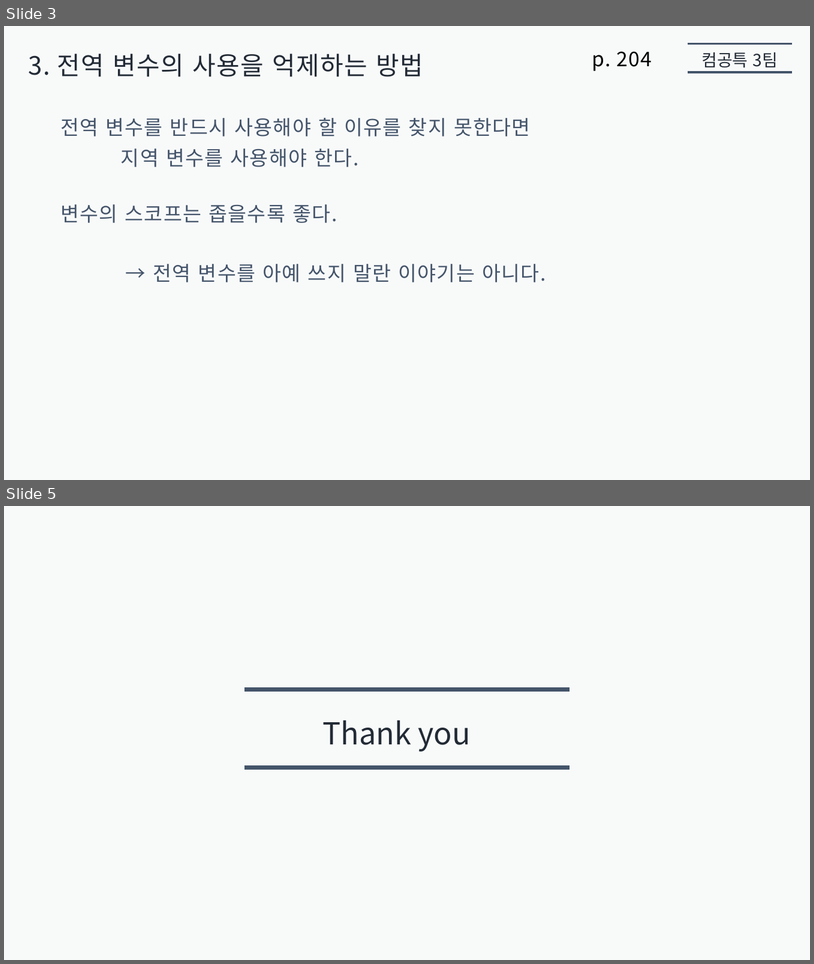
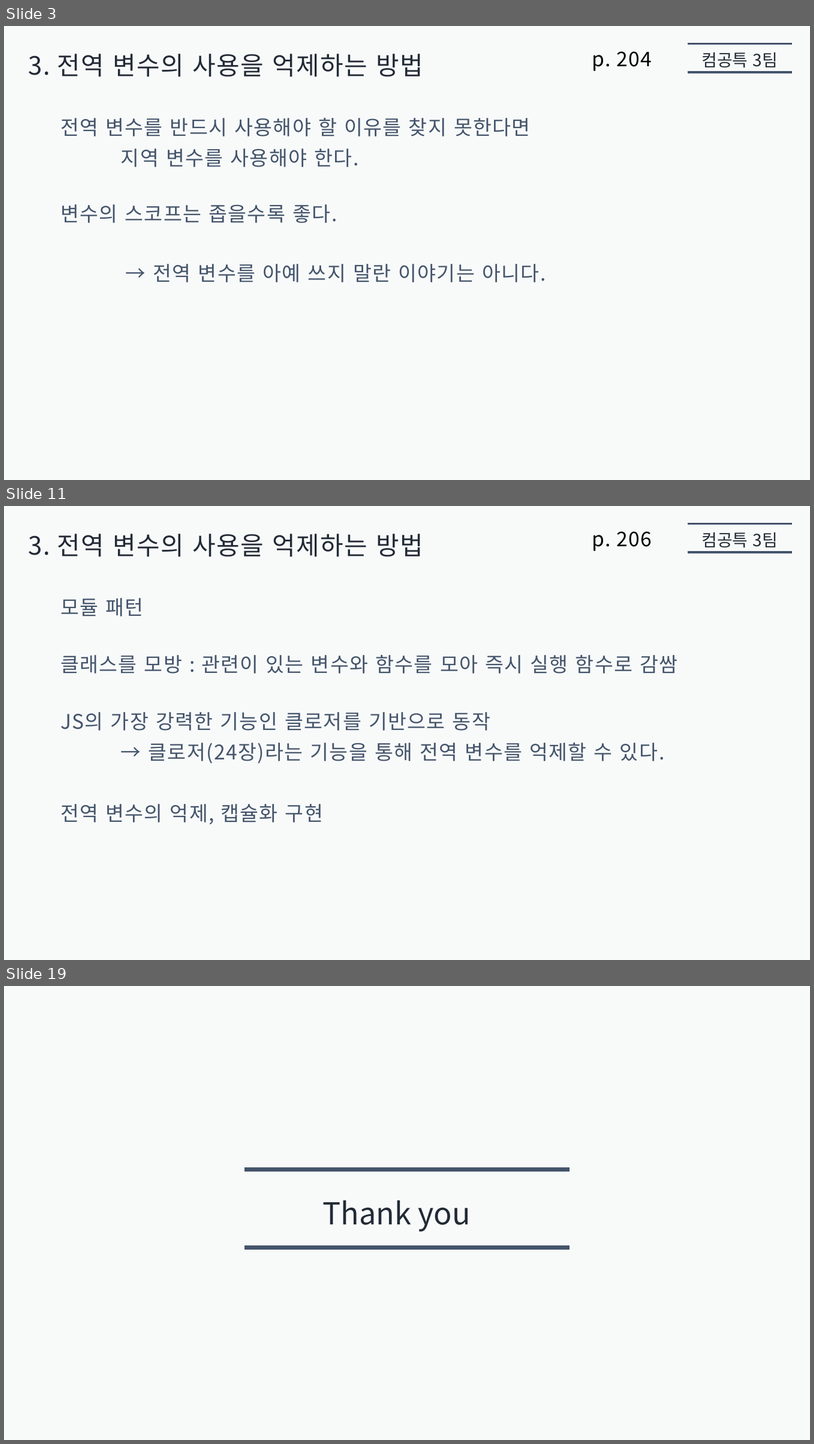
Before and after one commit to jaehoo1/Modern-JavaScript-Deep-Dive, a slide deck: 10. 전역 변수의 문제점/presentation10/jaehoo1/전역 변수의 문제점.pptx. Shown one above the other, each under a label of ours: slides 3 and 5 before the commit, slides 3, 11 and 19 after it; the slides between them are not shown. The pictures are 814x964 and 814x1444 pixels, drawn with LibreOffice and Linux fonts; fonts in the diff are those of the drawing. Boxes give left, top, right and bottom in pixels: in the first picture for what was removed or moved away, otherwise in the second. Text is boxed around its words. In the diff, an @@ line names an element or a change of style, - is before the commit and + after.

```diff
--- a/10. 전역 변수의 문제점/presentation10/jaehoo1/전역 변수의 문제점.pptx
+++ b/10. 전역 변수의 문제점/presentation10/jaehoo1/전역 변수의 문제점.pptx
@@ slide 11 added at [4, 506, 810, 960], background #F8FAFA @@
@@ line added from (688, 523) to (792, 523), #44546A 2.75 pt @@
@@ text added at [28, 534, 424, 557], 30 pt, text #222A35 @@
+3. 전역 변수의 사용을 억제하는 방법
@@ text added at [592, 531, 653, 551], 24 pt, text #000000 @@
+p. 206
@@ text added at [702, 532, 778, 547], 20 pt, text #222A35 @@
+컴공특 3팀
@@ line added from (688, 552) to (792, 552), #44546A 2.75 pt @@
@@ text added at [60, 598, 143, 616], 24 pt, text #44546A @@
+모듈 패턴
@@ text added at [60, 655, 678, 673], 24 pt, text #44546A @@
+클래스를 모방 : 관련이 있는 변수와 함수를 모아 즉시 실행 함수로 감쌈
@@ text added at [60, 712, 491, 730], 24 pt, text #44546A @@
+JS의 가장 강력한 기능인 클로저를 기반으로 동작
@@ text added at [149, 742, 665, 763], 24 pt, text #44546A @@
+→ 클로저(24장)라는 기능을 통해 전역 변수를 억제할 수 있다.
@@ text added at [60, 804, 323, 824], 24 pt, text #44546A @@
+전역 변수의 억제, 캡슐화 구현
@@ what was slide 5 is now slide 19 @@
```
Also in this commit, not shown: 1 slide changed, 13 other slides added.
